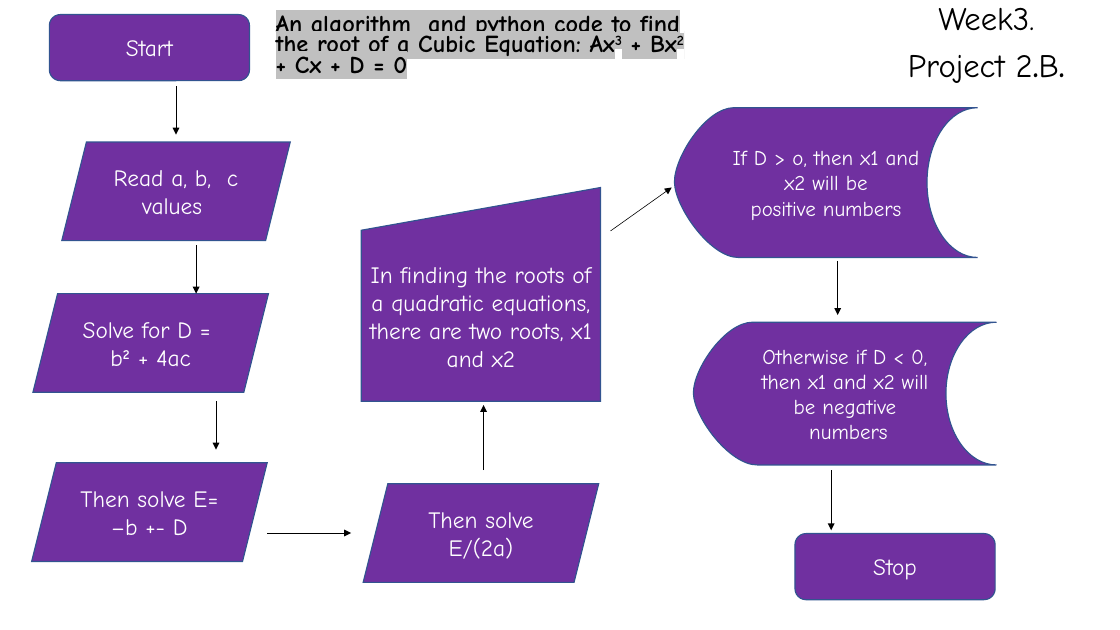
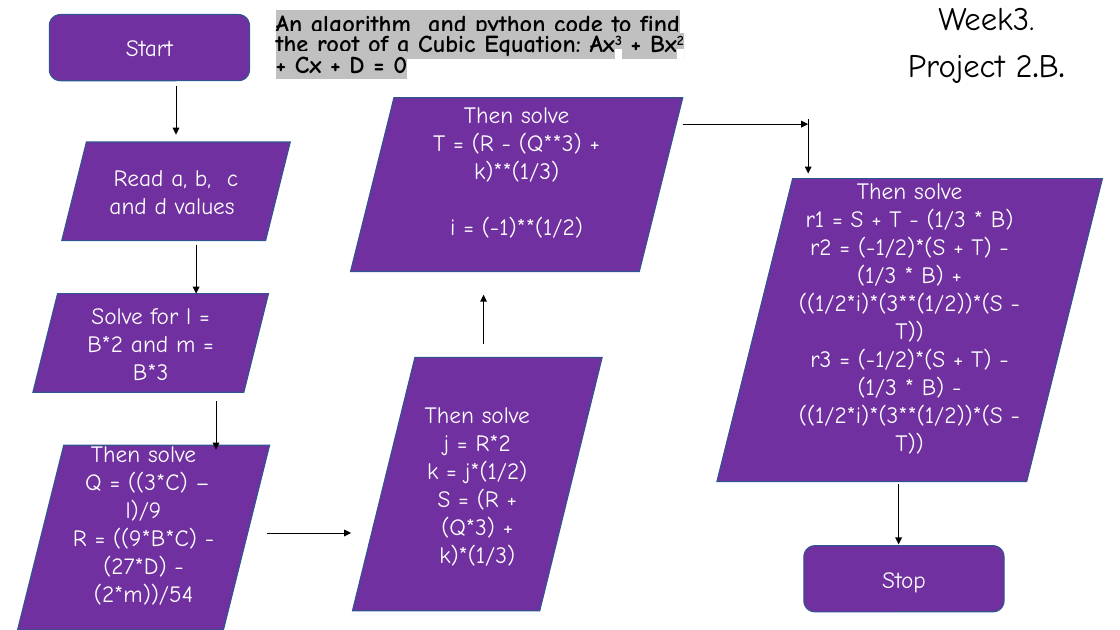
Before and after one commit to meymunahao/Python_Repo, a slide deck: slide 6 of week-3/M.Olajobi's Flowchart 2 CSC 102.pptx (slide 5 before the commit). Drawn at 1120x630 pixels with LibreOffice and Linux fonts; fonts in the diff are those of the drawing. Boxes give left, top, right and bottom in pixels: in the first picture for what was removed or moved away, otherwise in the second. Text is boxed around its words. In the diff, an @@ line names an element or a change of style, - is before the commit and + after.

```diff
--- a/week-3/M.Olajobi's Flowchart 2 CSC 102.pptx
+++ b/week-3/M.Olajobi's Flowchart 2 CSC 102.pptx
@@ parallelogram "Then solve": place and size @@
-parallelogram "Then solve" at <box>363,484,598,582</box>
+parallelogram "Then solve" at <box>350,97,682,271</box>
@@ text in parallelogram at <box>433,107,583,238</box>: text changed @@
-Then solve E/(2a)
+Then solve
+T = (R - (Q**3) + k)**(1/3)
+i = (-1)**(1/2)
@@ freeform shape removed at <box>675,108,978,257</box> @@
-If D > o, then x1 and
-x2 will be
-positive numbers
@@ arrow moved from (838, 261) - (838, 315) to (808, 119) - (808, 174) @@
@@ arrow moved from (611, 231) - (672, 187) to (683, 124) - (808, 124) @@
@@ text in parallelogram at <box>109,170,238,215</box>: text changed @@
-Read a, b, c values
+Read a, b, c and d values
@@ parallelogram added at <box>717,179,1102,482</box>, fill #7030A0, outline #325491 1 pt, 20 pt, text #FFFFFF @@
+Then solve
+r1 = S + T - (1/3 * B)
+r2 = (-1/2)*(S + T) - (1/3 * B) + ((1/2*i)*(3**(1/2))*(S - T))
+r3 = (-1/2)*(S + T) - (1/3 * B) - ((1/2*i)*(3**(1/2))*(S - T))
@@ flow chart manual input removed at <box>361,187,601,401</box> @@
-In finding the roots of a quadratic equations, there are two roots, x1 and x2
@@ arrow moved from (484, 471) - (484, 405) to (484, 344) - (484, 295) @@
@@ text in parallelogram at <box>87,308,195,380</box>: text changed @@
-Solve for D =
-b2 + 4ac
+Solve for l = B*2 and m = B*3
@@ freeform shape removed at <box>694,323,997,465</box> @@
-Otherwise if D < 0,
-then x1 and x2 will
-be negative
-numbers
@@ parallelogram added at <box>353,358,602,612</box>, fill #7030A0, outline #325491 1 pt, 20 pt, text #FFFFFF @@
+Then solve
+j = R*2
+k = j*(1/2)
+S = (R + (Q*3) + k)*(1/3)
@@ parallelogram "Then solve": place and size @@
-parallelogram "Then solve" at <box>32,463,267,561</box>
+parallelogram "Then solve" at <box>18,445,270,630</box>
@@ text in parallelogram at <box>73,443,197,605</box>: text changed @@
-Then solve E= –b +- D
+Then solve
+Q = ((3*C) – l)/9
+R = ((9*B*C) - (27*D) - (2*m))/54
@@ arrow moved from (832, 471) - (832, 530) to (899, 484) - (899, 544) @@
@@ rounded rectangle "Stop": place and size @@
-rounded rectangle "Stop" at <box>795,534,995,600</box>
+rounded rectangle "Stop" at <box>804,546,1004,613</box>
```
Also in this commit, not shown: 1 slide added, 9 other files.
